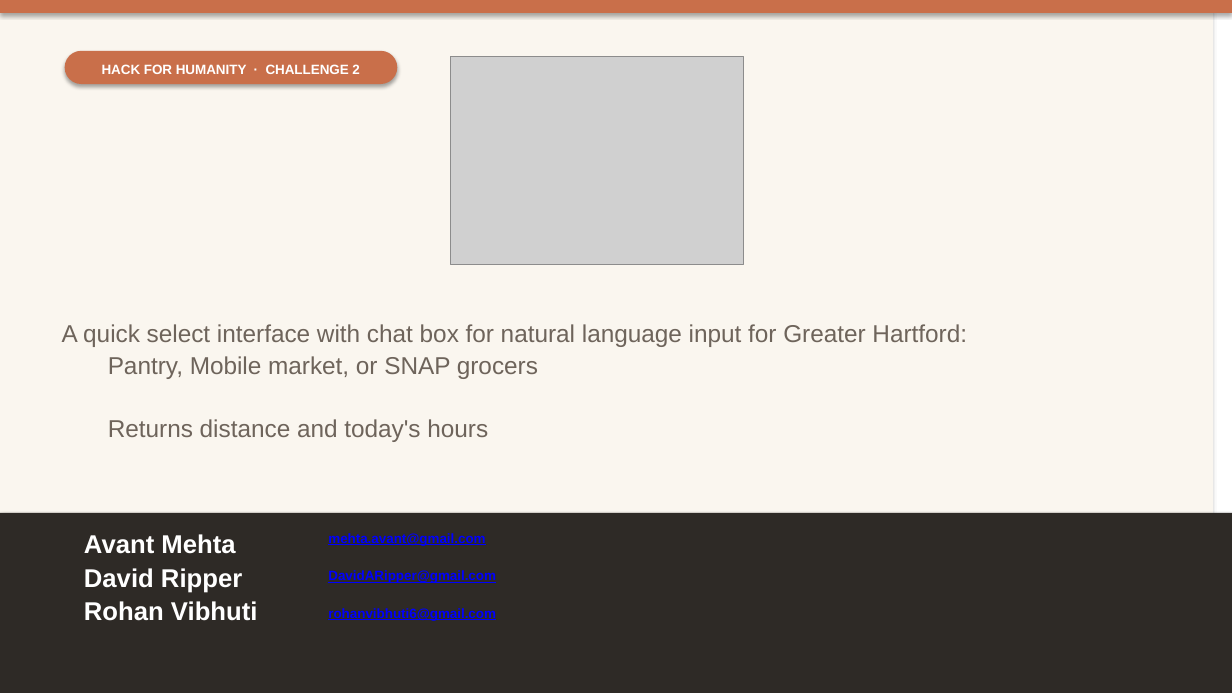
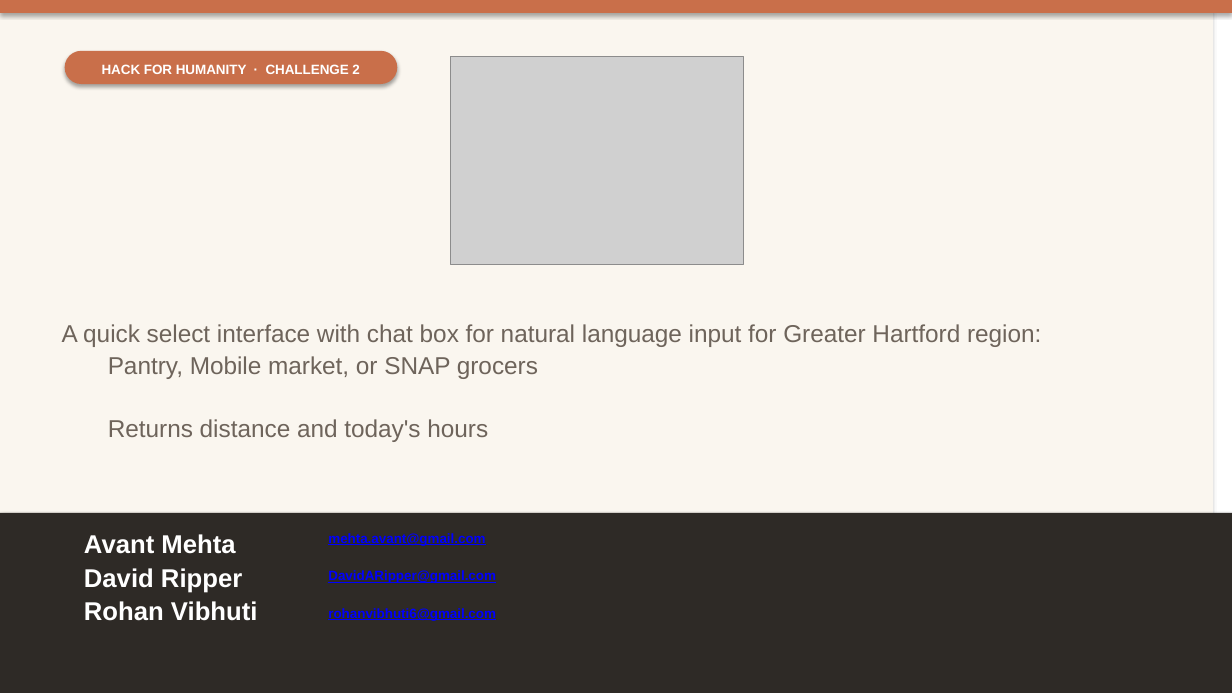
Before and after one commit to avantmehta/RAD, a slide deck: slide 1 of Modfied BurnsideAILabs_FoodAccess_Presentation.pptx. Drawn at 1232x693 pixels with LibreOffice and Linux fonts; fonts in the diff are those of the drawing; grey boxes stand for pictures. Boxes give left, top, right and bottom in pixels: in the first picture for what was removed or moved away, otherwise in the second. Text is boxed around its words. In the diff, an @@ line names an element or a change of style, - is before the commit and + after.

```diff
--- a/Modfied BurnsideAILabs_FoodAccess_Presentation.pptx
+++ b/Modfied BurnsideAILabs_FoodAccess_Presentation.pptx
@@ text at (62,324,1041,347): text changed @@
-A quick select interface with chat box for natural language input for Greater Hartford:
+A quick select interface with chat box for natural language input for Greater Hartford region:
```
Also in this commit, not shown: 1 other slide changed.
